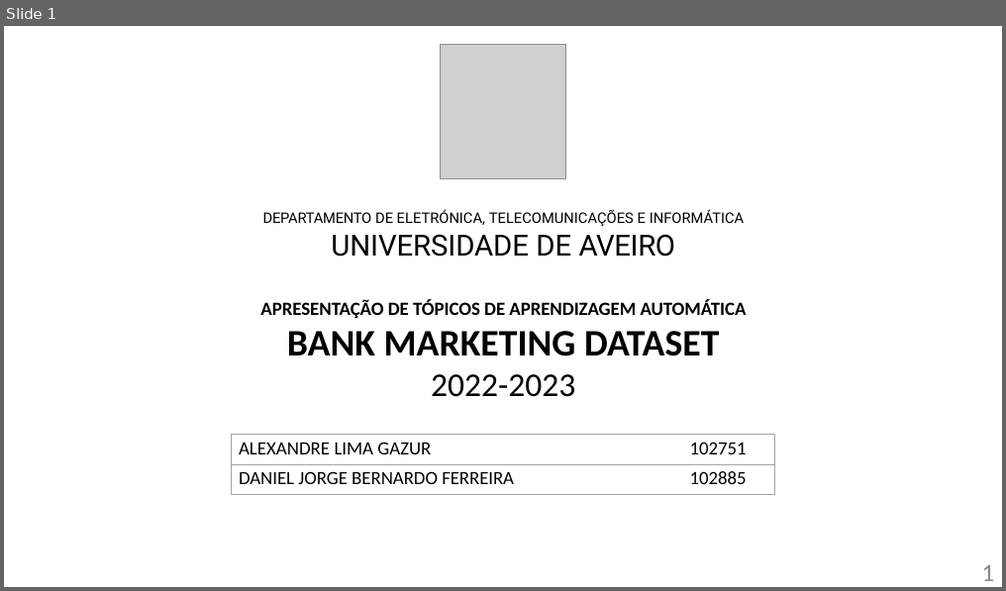
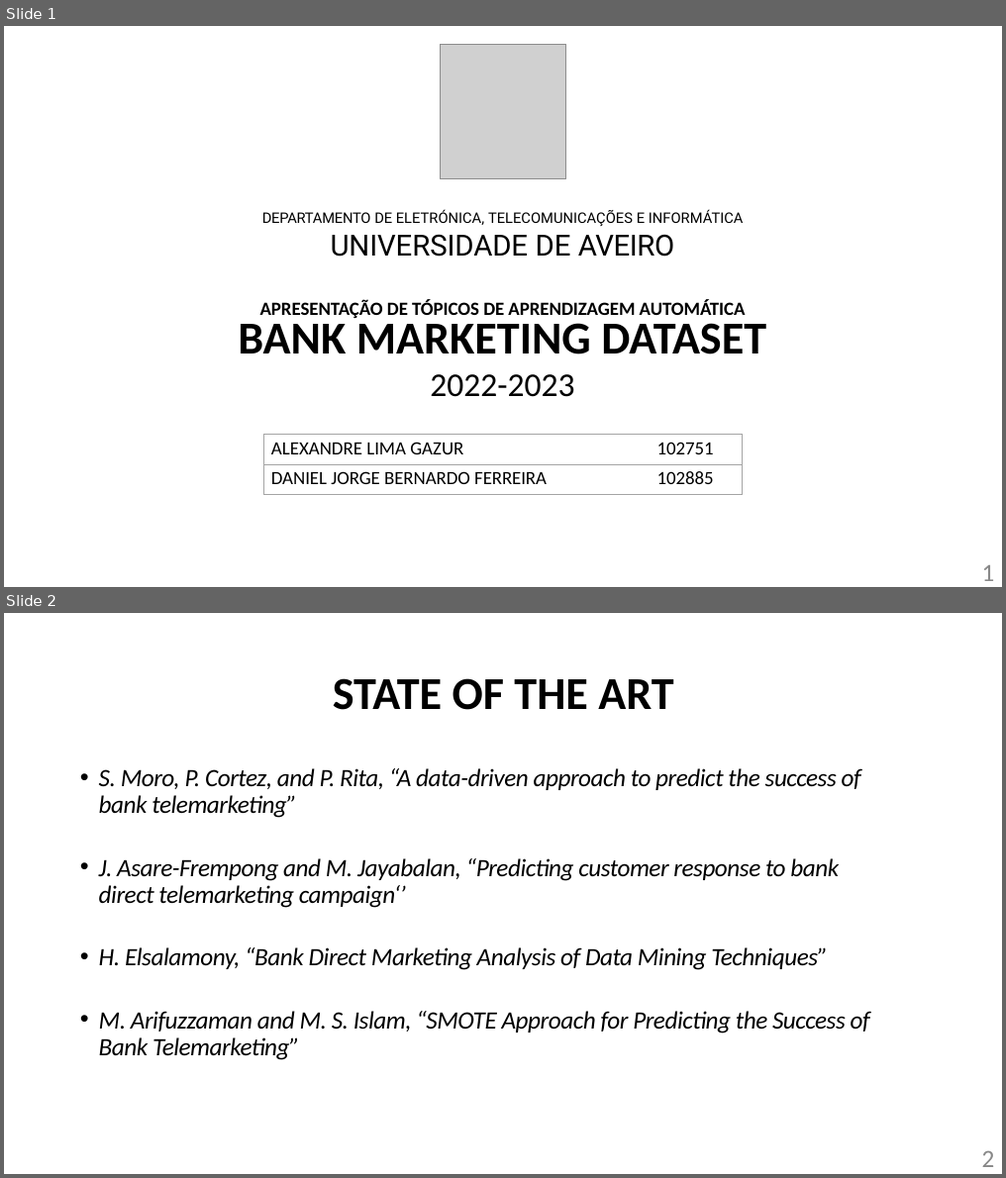
Before and after one commit to DanielFerreira011102/TAA1, a slide deck: Presentation1.pptx. Shown one above the other, each under a label of ours: slide 1 before the commit, slides 1 and 2 after it. The pictures are 1006x591 and 1006x1178 pixels, drawn with LibreOffice and Linux fonts; fonts in the diff are those of the drawing; grey boxes stand for pictures. Boxes give left, top, right and bottom in pixels: in the first picture for what was removed or moved away, otherwise in the second. Text is boxed around its words. In the diff, an @@ line names an element or a change of style, - is before the commit and + after.

```diff
--- a/Presentation1.pptx
+++ b/Presentation1.pptx
@@ slide 2 added at (x1=4, y1=613, x2=1002, y2=1174), background #FFFFFF @@
@@ text added at (x1=333, y1=678, x2=673, y2=710), 44 pt, text #000000, bold @@
+STATE OF THE ART
@@ text added at (x1=99, y1=768, x2=870, y2=1060), 24 pt, text #000000, italic @@
+• S. Moro, P. Cortez, and P. Rita, “A data-driven approach to predict the success of bank telemarketing”
+• J. Asare-Frempong and M. Jayabalan, “Predicting customer response to bank direct telemarketing campaign‘’
+• H. Elsalamony, “Bank Direct Marketing Analysis of Data Mining Techniques”
+• M. Arifuzzaman and M. S. Islam, “SMOTE Approach for Predicting the Success of Bank Telemarketing”
@@ page number added at (x1=982, y1=1152, x2=995, y2=1167), 24 pt, text #888888 @@
+2
@@ slide 1 changed as well @@
@@ text "DEPARTAMENTO DE ELETRÓNICA, TELECOMUNICAÇÕES E ..." moved from (x1=260, y1=210, x2=746, y2=397) to (x1=238, y1=210, x2=766, y2=397) @@
@@ text at (x1=238, y1=316, x2=766, y2=355): size 36 to 44 pt in "BANK MARKETING DATASET" @@
@@ table resized from (x1=232, y1=434, x2=775, y2=494) to (x1=263, y1=434, x2=742, y2=494) @@
```
Also in this commit, not shown: 4 other slides added, 1 slide removed, 1 other file.
